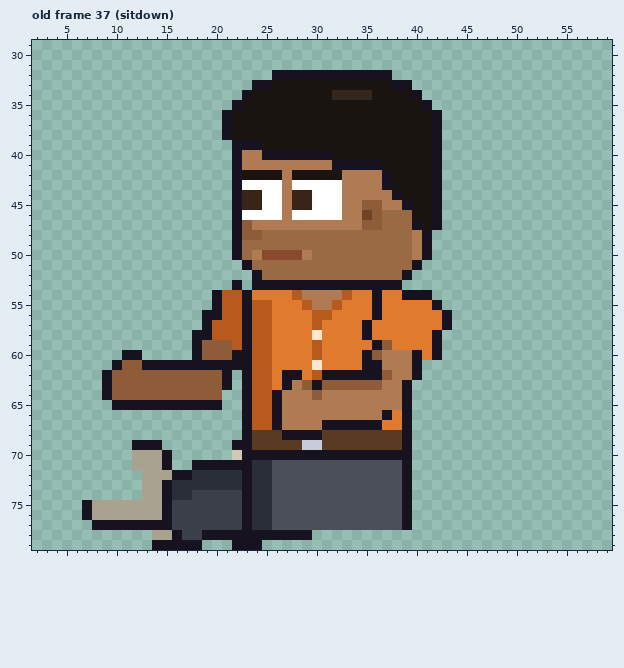
One commit to this pixel-art file: sprites/expo/expo_vendo_left_anim.aseprite. This is how it looked before the edit.
64x80 pixels, 85 frames. Colours within 5 levels of each other are drawn and written as one. Shown: old frame 37 (sitdown): x 2..59, y 29..79. The commit also changed other frames, which this record leaves out.
The result:
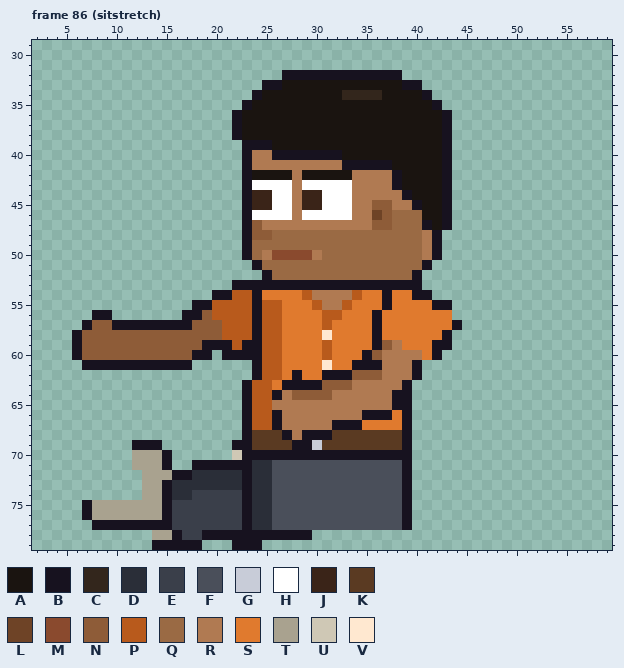
Palette (. is transparent): A #1a1410  B #17121f  C #33261c  D #2a2e38  E #3a3f4a  F #4a4f5a  G #c8ccd8  H #ffffff  J #3a2418  K #5a3a22  L #6e4326  M #8a4a2e  N #8e5c38  P #b85a1c  Q #9a6a44  R #b07a52  S #e07a2e  T #a9a28f  U #cfc8b5  V #ffe8d0
A new or re-ordered frame is compared with the old frame closest to it.
From old to new:
frames 85 -> 123
Changed rows in their new state; - is an unchanged pixel.
Frame 86 (sitstretch) is new; against old frame 37 (sitdown):
first column x 6:
32 --------------------.-----------B------
33 ------------------.-B-----------A-B----
34 -----------------.B-------A---C---AB---
35 ----------------.B-----------------AB--
36 ---------------.B-------------------AB-
37 ---------------.B-------------------AB-
38 ---------------.B-------------------AB-
39 ----------------.--B----------------AB-
40 ----------------.B-R------B---------AB-
41 ----------------.B--------R----B----AB-
42 ----------------.B---AR----A---RB---AB-
43 ----------------.B---HR----H---RB---AB-
44 ----------------.B-J-HR-J--H----RB--AB-
45 ----------------.B-J-HR-J--H-R-N-RB-AB-
46 ----------------.B---HR----H-RLN--Q-AB-
47 ----------------.BN----------R-N--QBAB-
48 ----------------.B-N--------------QRB--
49 ----------------.B----------------QRB--
50 ----------------.BQR---MR---------QRB--
51 -----------------.B---------------QB---
52 ------------------.B-------------QB----
53 -----------------B---------------BB----
54 ---------------B-PB---SP---RP-SB-S-----
55 ------------BBP--PB-P--SP-RP--SB-----B-
56 --BB-------BBNP--PB-P---S-P----------S-
57 -BNNBBBBBBBBNNN--PB-P---SP---SB------SB
58 BNNNNNNNNNNNNNN--PB-P---SV---SB-----SB-
59 BNNNNNNNNNNNNBBB--B-P---SP------R----B-
60 BNNNNNNNNNNN-B.B--B-P---SP--------R----
61 -BBB-BB-----......B-P---SV--B----------
62 ---.............-.B-PS--S---NNNR-------
63 ---.............------BB----RRR--------
64 ---............-------NN-N------B------
65 ----...........-----R-----------B------
66 -----------------------------BB--------
67 -------------------------R---SS--------
68 ----------------------R--B-------------
69 ----------------------BB---------------
Changed places in both pictures, as pixel boxes (x1, y1, x2, y2):
changed: (72, 70, 462, 450)
